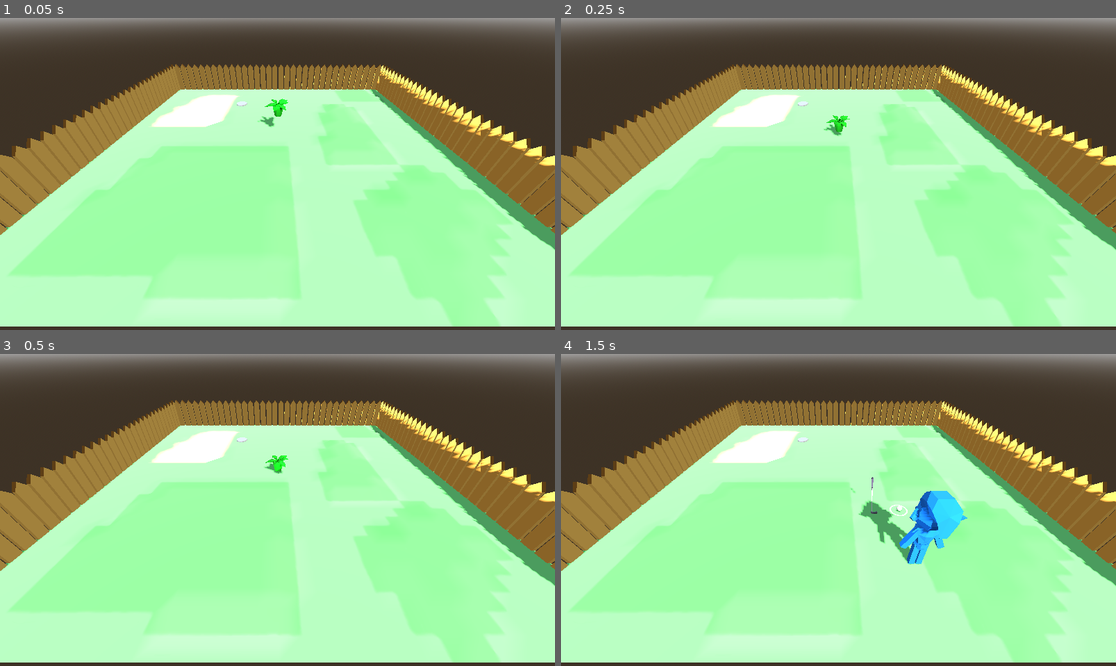
Above: before the commit, frames 1-4 (two rows, left to right).
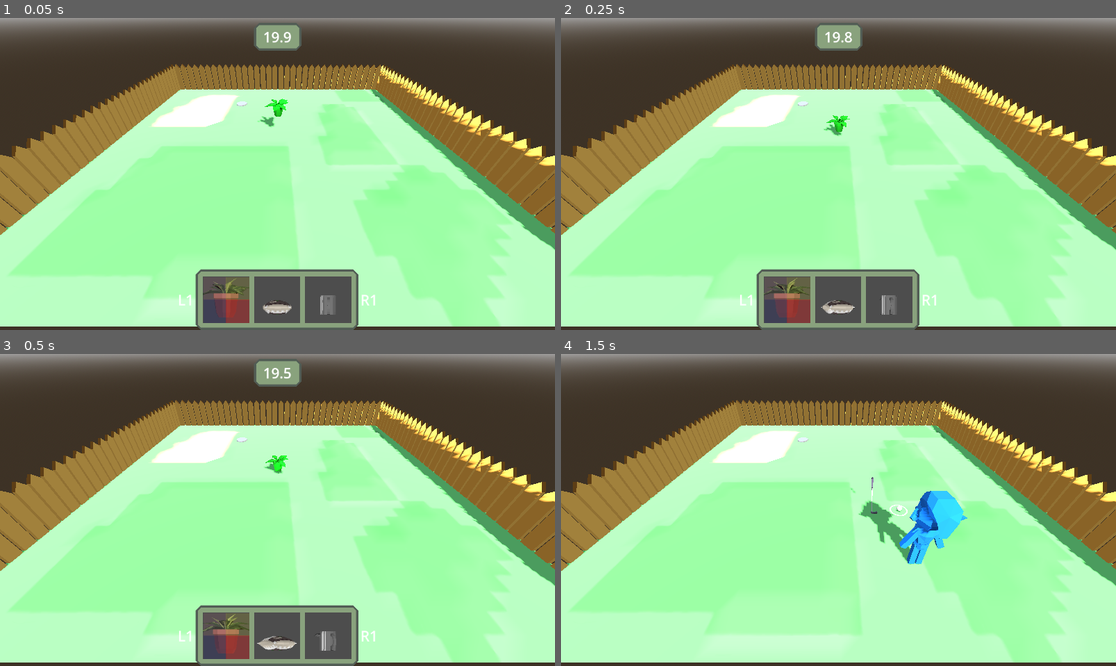
Above: after the commit, the same moments.

Repository: ronincampbell/GDS2Project
Game: Godot game, scene res://maps/test_map.tscn
Two runs of this game, one before a commit and one after it. Both use one fixed random seed, a clock stepped at 60 frames per second and the inputs below. This scene is started directly instead of the project's main scene. The engine's default icon, where the game draws it, is replaced by a stand-in: a white triangle on a blue panel in a dark square.
Inputs:
- Up to frame 1 (0.05 s): no input
- Up to frame 2 (0.25 s): no input
- Up to frame 3 (0.5 s): no input
- Up to frame 4 (1.5 s): tap Enter (KeyboardJoin) at 0.5 s; hold D (PlayerRight) 0.53-1.28 s; hold Enter (KeyboardJoin) 0.53-1.28 s; tap Space at 0.77 s; hold S (PlayerDown) from 1.28 s (still down); tap E (PlayerInteract) at 1.35 s

The runs differ from the first frame. In frame 1, 6.5% of the frame differs, in the area x 32-68%, y 1-100%; in frame 2, 6.5%; in frame 3, 6.5%; in frame 4, nothing differs.

Commit message:
Timer shown
As a player, I want a time limit on placing props, so I don't have to wait too long for everyone to finish

Diff:
--- a/Props/prop_preview_material_shader.tres
+++ b/Props/prop_preview_material_shader.tres
@@ -190,7 +190,6 @@
 
 }
 "
-graph_offset = Vector2(441.382, 0)
 nodes/fragment/0/position = Vector2(1940, 20)
 nodes/fragment/2/node = SubResource("VisualShaderNodeInput_tosr3")
 nodes/fragment/2/position = Vector2(-1260, 100)
--- a/maps/test_map.tscn
+++ b/maps/test_map.tscn
@@ -1,12 +1,14 @@
-[gd_scene load_steps=15 format=3 uid="uid://kf5auj8ixedm"]
+[gd_scene load_steps=17 format=3 uid="uid://kf5auj8ixedm"]
 
 [ext_resource type="Script" uid="uid://ctif1aiftooxf" path="res://scripts/game_manager.gd" id="1_cabd0"]
+[ext_resource type="PackedScene" uid="uid://bnaveyfa2eqtl" path="res://UI/prop placement/prop_placement.tscn" id="2_6b7mj"]
 [ext_resource type="PackedScene" path="res://CoreObjects/barrier.tscn" id="2_svl6s"]
+[ext_resource type="PackedScene" uid="uid://bffwna508cxnq" path="res://UI/HUD/HUD.tscn" id="2_wd2vj"]
 [ext_resource type="Texture2D" uid="uid://dm80g02b4g7ln" path="res://models/Maps/Ground_Grass Base Color.png" id="3_k1jtb"]
 [ext_resource type="ArrayMesh" uid="uid://1y361rlbimr" path="res://models/Maps/Map1.obj" id="5_k1jtb"]
-[ext_resource type="PackedScene" path="res://CoreObjects/player_spawn_marker.tscn" id="5_pbr4s"]
-[ext_resource type="PackedScene" path="res://CoreObjects/club_spawn_marker.tscn" id="6_6b7mj"]
-[ext_resource type="PackedScene" path="res://CoreObjects/ball_spawn_marker.tscn" id="7_svl6s"]
+[ext_resource type="PackedScene" uid="uid://dgixuogvq3cyc" path="res://CoreObjects/player_spawn_marker.tscn" id="5_pbr4s"]
+[ext_resource type="PackedScene" uid="uid://dyoyq245t0u2w" path="res://CoreObjects/club_spawn_marker.tscn" id="6_6b7mj"]
+[ext_resource type="PackedScene" uid="uid://cfr5kki42eooe" path="res://CoreObjects/ball_spawn_marker.tscn" id="7_svl6s"]
 
 [sub_resource type="ProceduralSkyMaterial" id="ProceduralSkyMaterial_pwco0"]
 sky_horizon_color = Color(0.662243, 0.671743, 0.686743, 1)
@@ -37,6 +39,11 @@
 
 [node name="TestMap" type="Node3D"]
 script = ExtResource("1_cabd0")
+
+[node name="Hud" parent="." instance=ExtResource("2_wd2vj")]
+visible = false
+
+[node name="PropPlacement" parent="." instance=ExtResource("2_6b7mj")]
 
 [node name="WorldEnvironment" type="WorldEnvironment" parent="."]
 environment = SubResource("Environment_cabd0")
--- a/scripts/game_manager.gd
+++ b/scripts/game_manager.gd
@@ -7,7 +7,7 @@
 
 var mode : String = "obstacle placing"
 var obstacle_placing_timer : float = 0
-var obstacle_placing_time : float = 60
+var obstacle_placing_time : float = 20
 var player1_obstacle_in_scene : bool = false
 
 const placeable_props: Dictionary = {"plant":preload("res://Props/Previews/prop_plant_preview.tscn"), "fertiliser":preload("res://Props/Previews/prop_fertiliser_preview.tscn"), "watering_can":preload("res://Props/Previews/prop_watering_can_preview.tscn")}
@@ -19,14 +19,20 @@
 const club_spawn_offset: Vector3 = Vector3(0,1.6,0)
 const gnome_spawn_offset: Vector3 = Vector3(0,1.4,0)
 
+@onready var prop_placement_ui: Node = $PropPlacement
+@onready var hud: Node = $Hud
+
 func _physics_process(delta: float) -> void:
 	if mode == "obstacle placing":
 		obstacle_placing_timer += delta
+		prop_placement_ui.update_timer_text(snappedf(obstacle_placing_time-obstacle_placing_timer, 0.1))
 
 		if Input.is_action_just_pressed("ui_accept"):
 			skip_placing = true
 
 		if obstacle_placing_timer > obstacle_placing_time or skip_placing:
+			prop_placement_ui.visible = false
+			hud.visible = true
 			mode = "playing"
 			for marker in get_tree().get_nodes_in_group("BallSpawnMarkers"):
 				_place_object(golf_ball, marker.global_position+ball_spawn_offset)
Not shown: 1 places in UI/HUD/Scoreboard.tscn that only renumber resources
